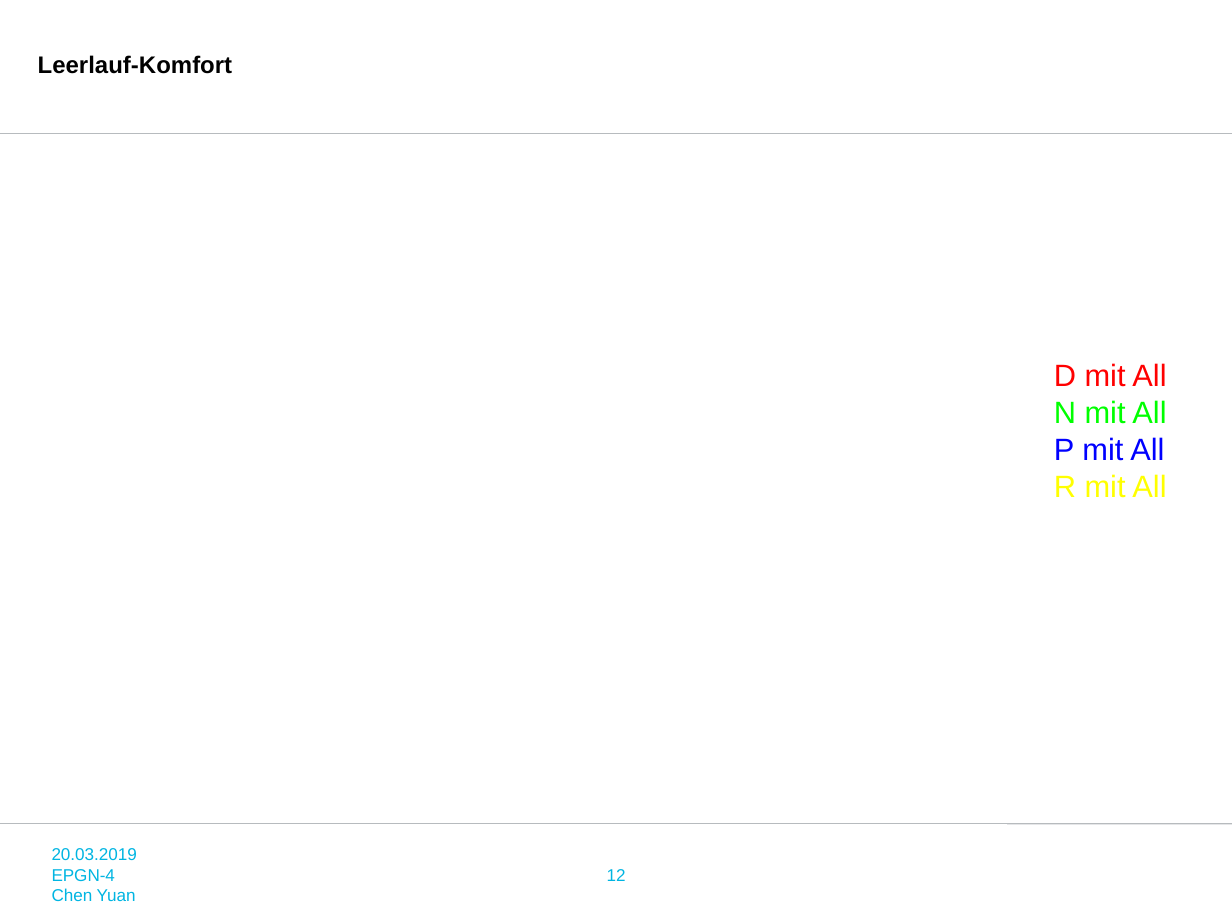
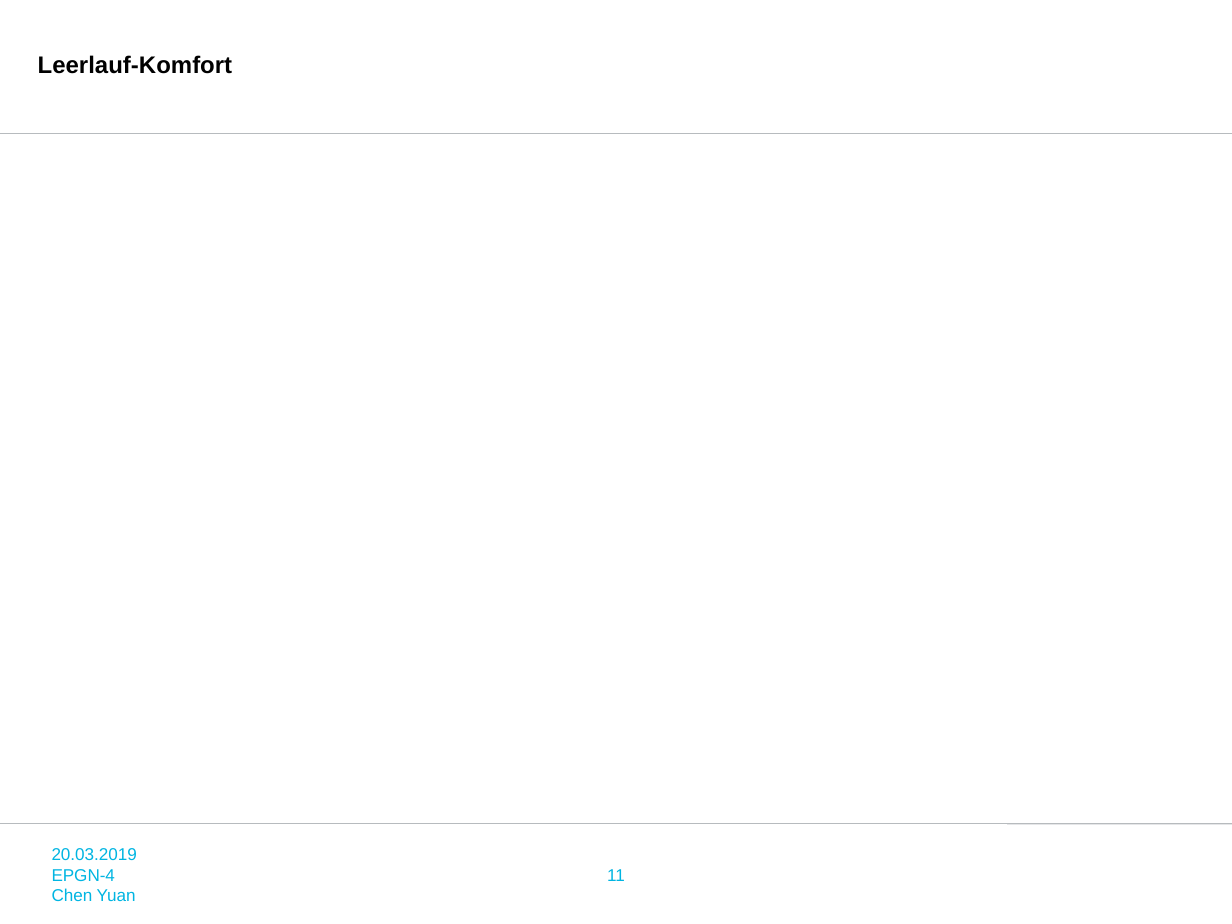
Before and after one commit to zhangxingjing/EPGN_INFO, a slide deck: slide 11 of epgn_info/epgn_info/apps/calculate/PPTModel/4zuo.pptx (slide 12 before the commit). Drawn at 1232x924 pixels with LibreOffice and Linux fonts; fonts in the diff are those of the drawing; background and template pictures are left out. Boxes give left, top, right and bottom in pixels: in the first picture for what was removed or moved away, otherwise in the second. Text is boxed around its words. In the diff, an @@ line names an element or a change of style, - is before the commit and + after.

```diff
--- a/epgn_info/epgn_info/apps/calculate/PPTModel/4zuo.pptx
+++ b/epgn_info/epgn_info/apps/calculate/PPTModel/4zuo.pptx
@@ text removed at <box>1054,363,1166,498</box> @@
-D mit All
-N mit All
-P mit All
-R mit All
@@ page number at <box>607,869,625,881</box>: text changed @@
-12
+11
```
Also in this commit, not shown: 6 other slides changed, 4 slides added, 5 slides removed, 7 other files.
